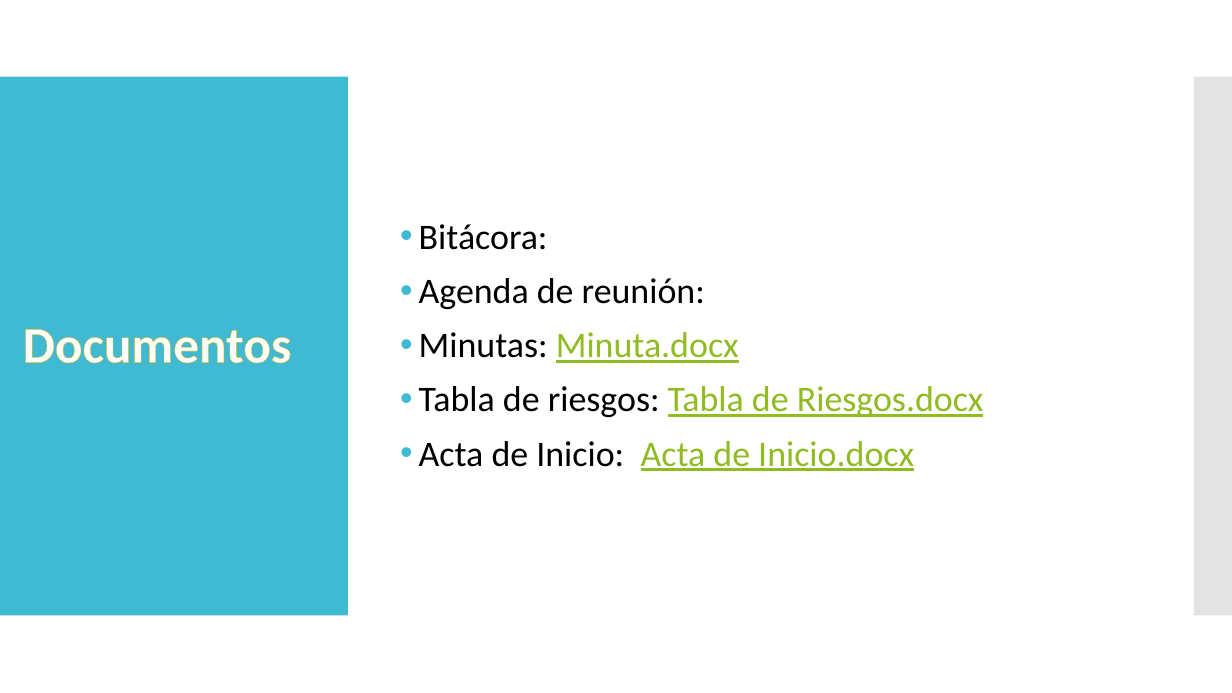
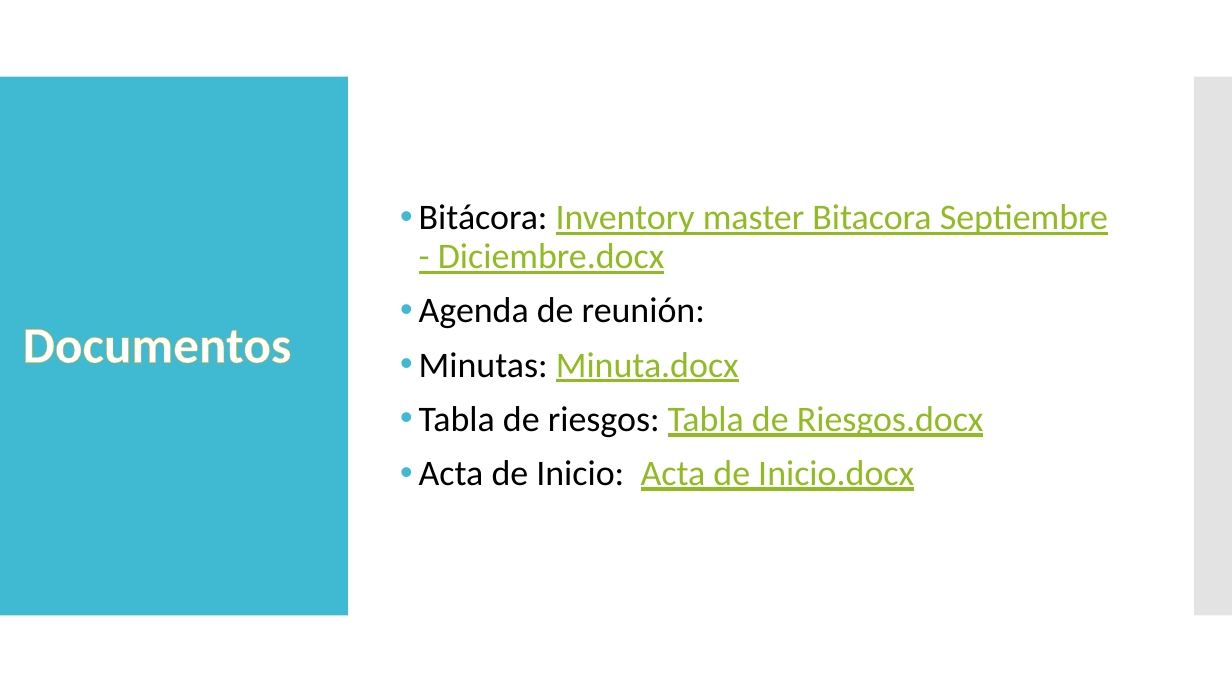
Before and after one commit to AnomDevSquad/Inventory, a slide deck: slide 13 of docs/Integradora/InventoryMaster [Autoguardado].pptx. Drawn at 1232x693 pixels with LibreOffice and Linux fonts; fonts in the diff are those of the drawing. Boxes give left, top, right and bottom in pixels: in the first picture for what was removed or moved away, otherwise in the second. Text is boxed around its words. In the diff, an @@ line names an element or a change of style, - is before the commit and + after.

```diff
--- a/docs/Integradora/InventoryMaster [Autoguardado].pptx
+++ b/docs/Integradora/InventoryMaster [Autoguardado].pptx
@@ text at (x1=419, y1=204, x2=1108, y2=274): text changed; text colour #000000 to #90BB23 @@
-• Bitácora:
+• Bitácora: Inventory master Bitacora Septiembre - Diciembre.docx
```
Also in this commit, not shown: 2 other files.
